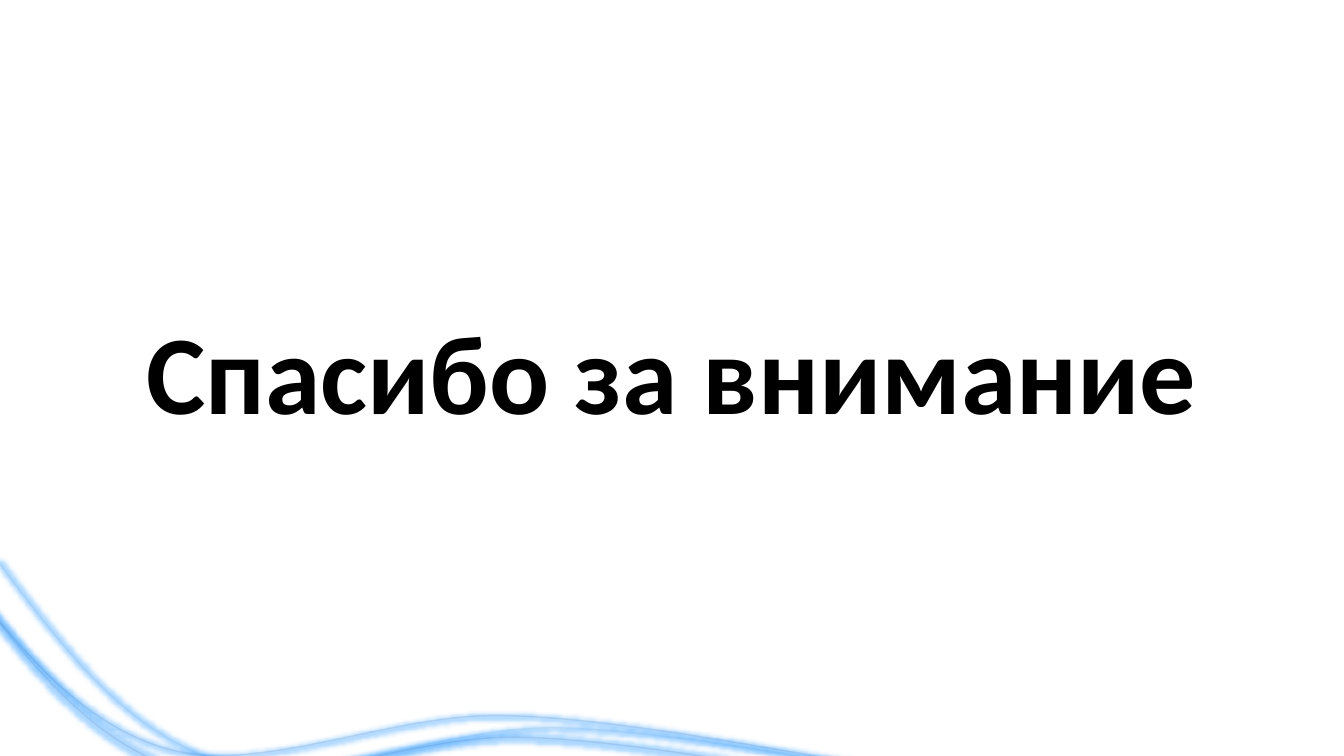
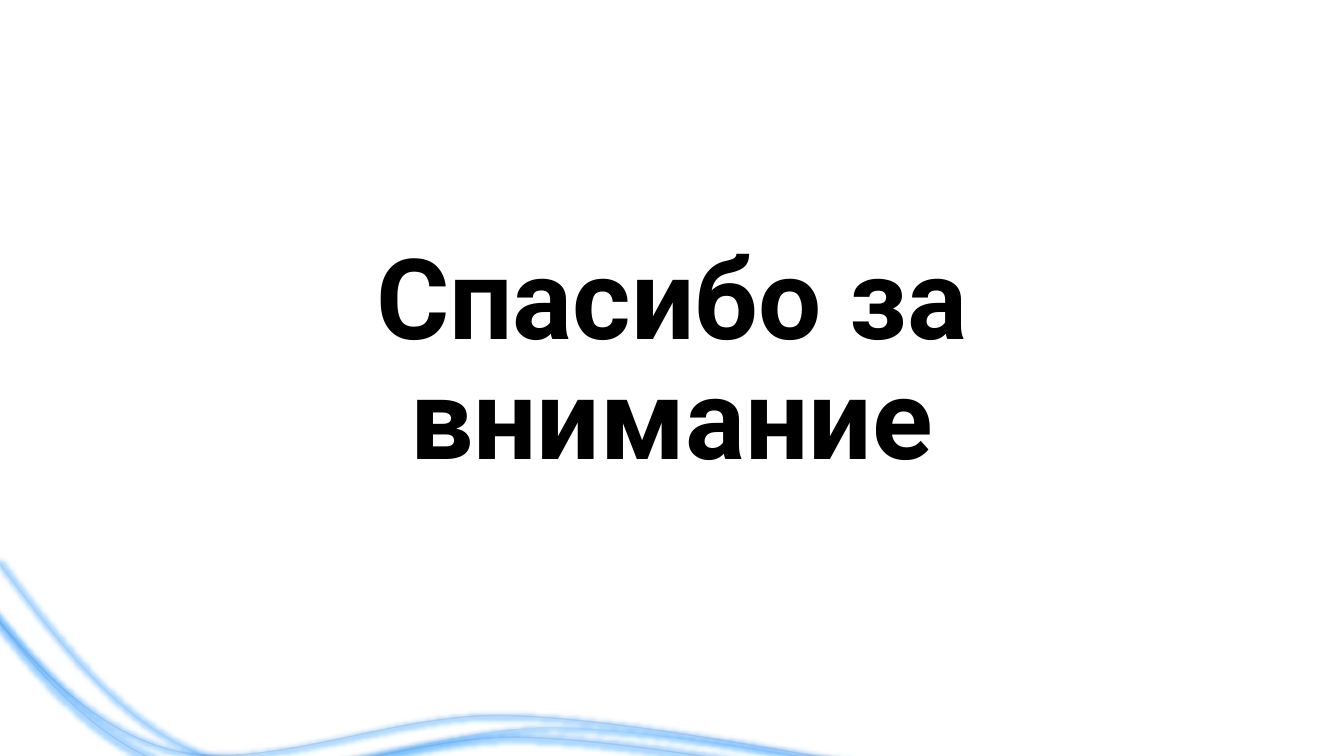
Before and after one commit to liveinscarlet/Study, a slide deck: slide 13 of Диссертация и предзащита/Презентация для предзащиты.pptx. Drawn at 1344x756 pixels with LibreOffice and Linux fonts; fonts in the diff are those of the drawing. Boxes give left, top, right and bottom in pixels: in the first picture for what was removed or moved away, otherwise in the second. Text is boxed around its words. In the diff, an @@ line names an element or a change of style, - is before the commit and + after.

```diff
--- a/Диссертация и предзащита/Презентация для предзащиты.pptx
+++ b/Диссертация и предзащита/Презентация для предзащиты.pptx
@@ title "Спасибо за внимание": place and size @@
-title "Спасибо за внимание" at box(146, 337, 1196, 415)
+title "Спасибо за внимание" at box(376, 253, 968, 460)
@@ title "Спасибо за внимание" at box(376, 253, 968, 460): font Calibri to Roboto @@
```
Also in this commit, not shown: 14 other slides changed, 1 slide added, 1 slide removed, 2 other files.
